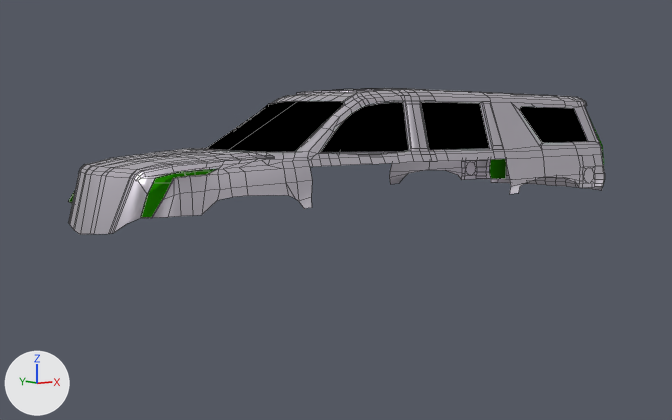
The Blender file 2019_2020/space_force_trailer/assets/jsflycar/new cadillac escalade.blend: old version first, new version second.
The view is the same before and after, from a 50 mm camera at (-5.52, -7.02, 0.61) aimed at (-0.24, 0.15, -0.23). Every picture has the same lights, and +X, +Y and +Z are marked at lower left. Mesh edges are drawn as thin lines.

Names of what the first picture shows: 'Plane', 'windows'.
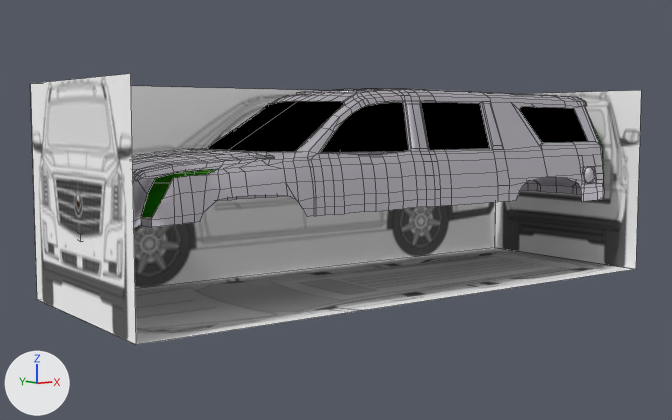
The change, as a list of edits to the scene's bpy script:
```text
Change me_plane:
    used by ob_plane; location = (0.0, 0.0, 0.0); scale = (0.378, 0.378, 0.378)
    remove me_plane.from_pydata(...)  # 614 vertices, 492 faces, 2 loose edges; spans x -7.5..7.3, y -2.38..0.0, z -0.7..2.44
    add me_plane.from_pydata(...)  # 733 vertices, 608 faces, 2 loose edges; spans x -7.5..7.3, y -2.35..0.0, z -0.85..2.44
    me_plane part 1: 42 vertices moved from x -6.92..7.27, y -2.36..0.0, z -0.25..0.92 to x -6.93..7.27, y -2.35..0.0, z -0.39..0.92; 53 vertices removed from x -6.92..7.29, y -2.38..-0.39, z -0.29..0.68; 172 vertices added at x -7.5..7.3, y -2.34..0.0, z -0.85..0.57
Change ob_side_view:
    remove ob_side_view.hide_set(True)
Change ob_front_view:
    remove ob_front_view.hide_set(True)
Change ob_back_view:
    remove ob_back_view.hide_set(True)
Change ob_top_view:
    remove ob_top_view.hide_set(True)
```

Changed parts and their boxes [x1, y1, x2, y2] in the pictures (672 x 420 px):
'Plane', reshaped: before [68, 88, 605, 234]; after [132, 88, 604, 228]
'side view', shown: after [30, 84, 495, 289]
'front view', shown: after [31, 74, 136, 344]
'top view', shown: after [43, 248, 633, 345]
'back view', shown: after [494, 90, 641, 269]
part 1 of me_plane, built on: before [68, 145, 605, 232]; after [133, 145, 604, 228]
